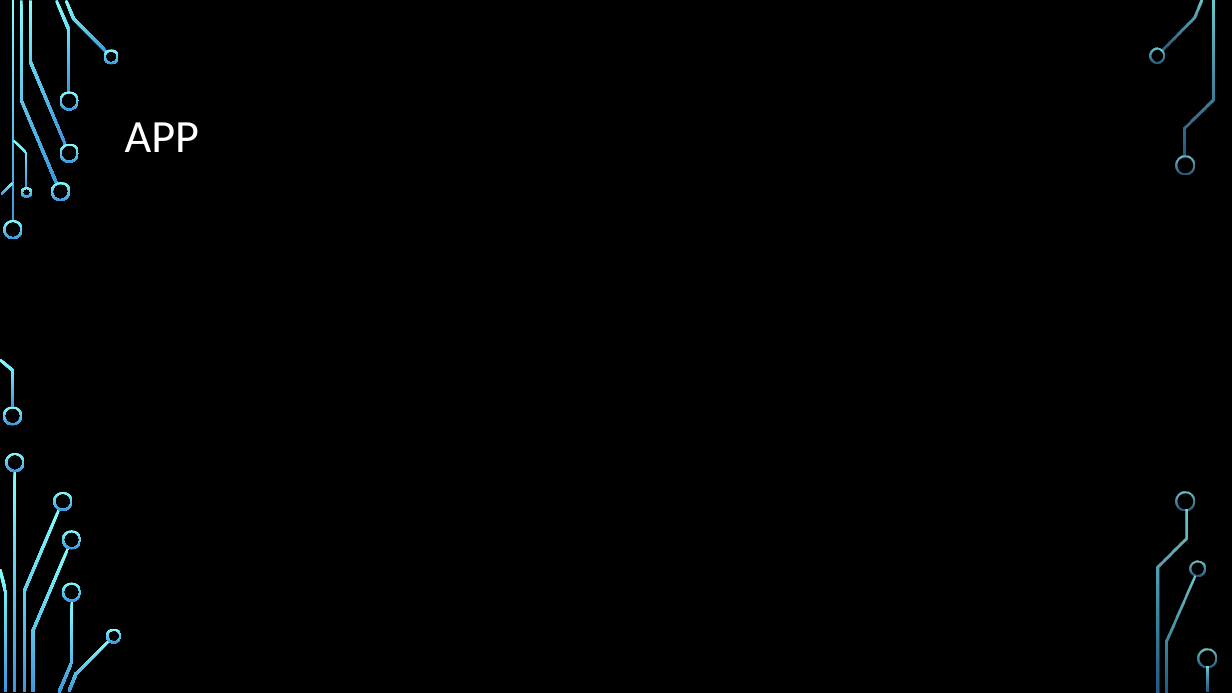
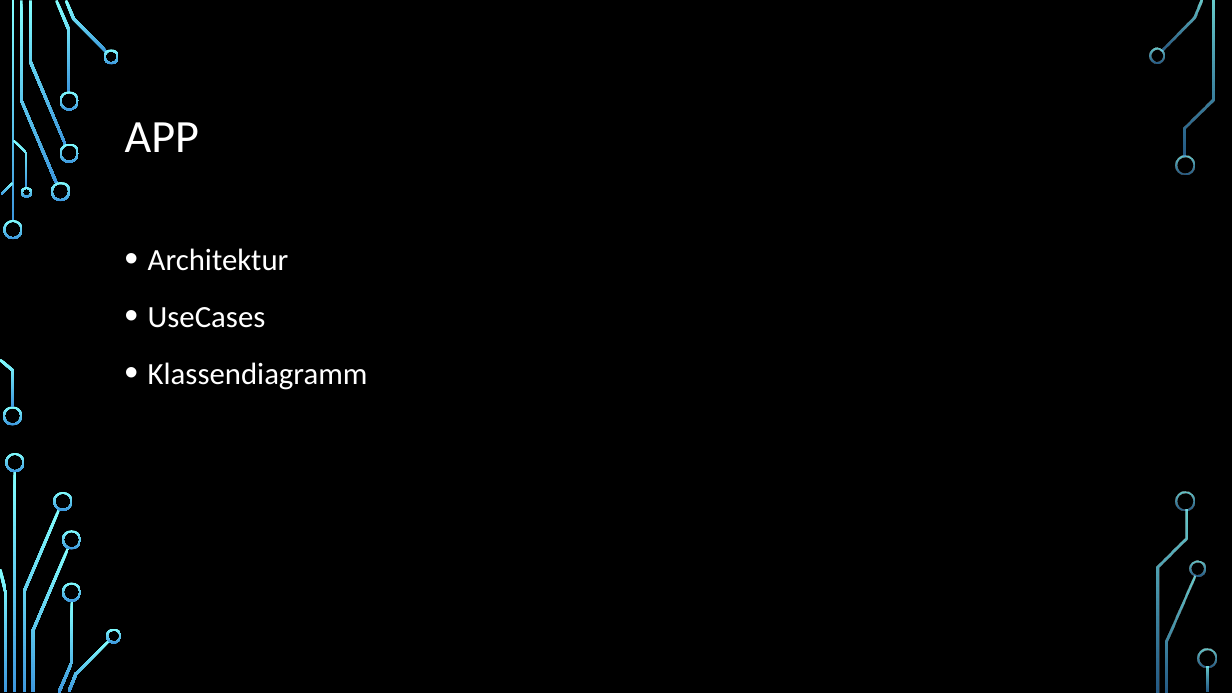
Before and after one commit to leumas244/easyFinance-SoftwareEngeneering, a slide deck: slide 14 of Midterm/easyFinance.pptx (slide 4 before the commit). Drawn at 1232x693 pixels with LibreOffice and Linux fonts; fonts in the diff are those of the drawing; background and template pictures are left out. Boxes give left, top, right and bottom in pixels: in the first picture for what was removed or moved away, otherwise in the second. Text is boxed around its words. In the diff, an @@ line names an element or a change of style, - is before the commit and + after.

```diff
--- a/Midterm/easyFinance.pptx
+++ b/Midterm/easyFinance.pptx
@@ text added at (148,248,368,390), 24 pt, text #FFFFFF @@
+• Architektur
+• UseCases
+• Klassendiagramm
```
Also in this commit, not shown: 2 other slides changed, 13 slides added, 3 slides removed.
